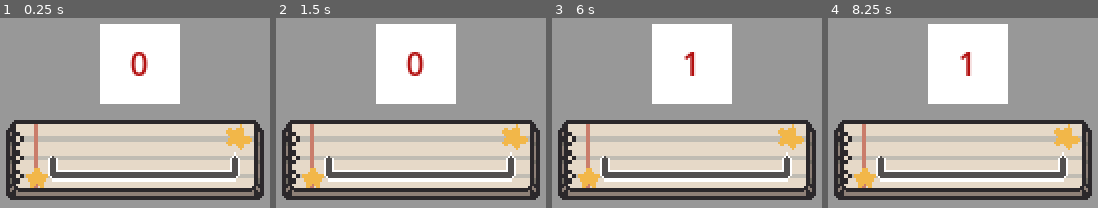
Above: before the commit, frames 1-4 (left to right).
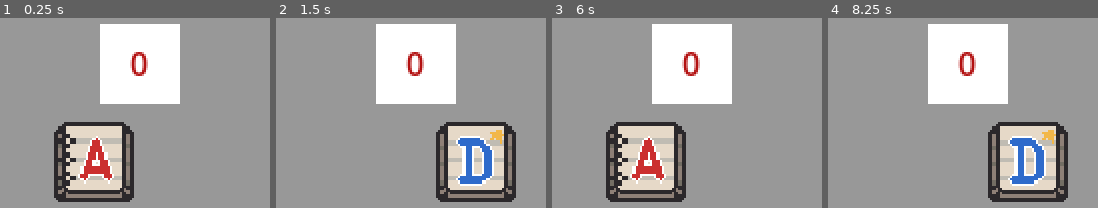
Above: after the commit, the same moments.

Repository: somichev-dev/123gamerar
Game: Godot game, scene res://scenes/stick_bonfire.tscn
The game is run twice, just before and just after one commit, with the same random seed, the same clock (stepped at 60 frames per second) and the same inputs. The project has no main scene, so this scene is started directly.
Inputs (mouse positions are in pixels of both pictures, inside the frame that each line leads up to):
- Up to frame 1 (0.25 s): no input
- Up to frame 2 (1.5 s): tap Enter at 0.5 s; move the mouse to (outside the picture) at 0.52 s; hold D (key_right, bound only after the commit) 0.53-1.28 s; hold Space (key_generic) 0.53-1.28 s; move the mouse to (286, 56) at 1.27 s; hold A (key_left, bound only after the commit) from 1.28 s (still down); tap Space (key_generic) at 1.35 s
- Up to frame 3 (6 s): tap Enter at 2, 3.5 s; move the mouse to (outside the picture) at 2.02 s; release A (key_left, bound only after the commit) at 2.03 s; hold Space (key_generic) 2.03-2.78 s; hold D (key_right, bound only after the commit) 2.03-3.53 s; move the mouse to (660, 109) at 2.77 s; tap Space (key_generic) at 2.85, 4.35, 5.85 s; move the mouse to (outside the picture) at 3.52 s; hold Space (key_generic) 3.53-4.28 s; hold A (key_left, bound only after the commit) 3.53-5.78 s; move the mouse to (outside the picture) at 4.27 s; move the mouse to (724, 38) at 5.02 s; hold Space (key_generic) 5.03-5.78 s; move the mouse to (outside the picture) at 5.77 s; hold D (key_right, bound only after the commit) from 5.78 s (still down)
- Up to frame 4 (8.25 s): move the mouse to (outside the picture) at 6.52 s; hold Space (key_generic) 6.53-7.28 s; move the mouse to (838, 56) at 7.27 s; tap Space (key_generic) at 7.35 s; move the mouse to (outside the picture) at 8.02 s; release D (key_right, bound only after the commit) at 8.03 s; hold A (key_left, bound only after the commit) from 8.03 s (still down); hold Space (key_generic) from 8.03 s (still down)

The runs differ from the first frame. In frame 1, 36% of the frame differs, in the area x 2-98%, y 53-97%; in frame 2, 36%; in frame 3, 36%; in frame 4, 37%, in the area x 2-98%, y 17-97%.

Commit message:
Сделать прототип костров

Diff:
--- a/project.godot
+++ b/project.godot
@@ -35,6 +35,18 @@
 , Object(InputEventJoypadButton,"resource_local_to_scene":false,"resource_name":"","device":-1,"button_index":0,"pressure":0.0,"pressed":false,"script":null)
 ]
 }
+key_left={
+"deadzone": 0.2,
+"events": [Object(InputEventKey,"resource_local_to_scene":false,"resource_name":"","device":-1,"window_id":0,"alt_pressed":false,"shift_pressed":false,"ctrl_pressed":false,"meta_pressed":false,"pressed":false,"keycode":0,"physical_keycode":65,"key_label":0,"unicode":97,"location":0,"echo":false,"script":null)
+, Object(InputEventJoypadButton,"resource_local_to_scene":false,"resource_name":"","device":-1,"button_index":9,"pressure":0.0,"pressed":false,"script":null)
+]
+}
+key_right={
+"deadzone": 0.2,
+"events": [Object(InputEventKey,"resource_local_to_scene":false,"resource_name":"","device":-1,"window_id":0,"alt_pressed":false,"shift_pressed":false,"ctrl_pressed":false,"meta_pressed":false,"pressed":false,"keycode":0,"physical_keycode":68,"key_label":0,"unicode":100,"location":0,"echo":false,"script":null)
+, Object(InputEventJoypadButton,"resource_local_to_scene":false,"resource_name":"","device":-1,"button_index":10,"pressure":0.0,"pressed":false,"script":null)
+]
+}
 
 [physics]
 
--- /dev/null
+++ b/scenes/rock_bonfire.tscn
@@ -0,0 +1,82 @@
+[gd_scene format=3 uid="uid://dcanuoru3nnoc"]
+
+[ext_resource type="Script" uid="uid://c8hujmdo0t6p5" path="res://scripts/rock_bonfire.gd" id="1_o5my1"]
+[ext_resource type="Texture2D" uid="uid://bkjaiogv5p7lr" path="res://sprites/key_hint_space.tres" id="2_w6r6y"]
+[ext_resource type="Texture2D" uid="uid://dpc2q3owxteyl" path="res://textures/pngtree-round-rock-png-image_8208690-2187294227.png" id="3_j56jy"]
+
+[sub_resource type="LabelSettings" id="LabelSettings_ebskc"]
+font_color = Color(0.69803923, 0.05882353, 0.05882353, 1)
+
+[node name="RockBonfire" type="Node2D" unique_id=2084350268]
+script = ExtResource("1_o5my1")
+
+[node name="Control" type="Control" parent="." unique_id=1960783522]
+custom_minimum_size = Vector2(320, 180)
+layout_mode = 3
+anchors_preset = 15
+anchor_right = 1.0
+anchor_bottom = 1.0
+offset_right = 320.0
+offset_bottom = 180.0
+grow_horizontal = 2
+grow_vertical = 2
+
+[node name="ColorRect" type="ColorRect" parent="Control" unique_id=2055732572]
+layout_mode = 1
+anchors_preset = 15
+anchor_right = 1.0
+anchor_bottom = 1.0
+grow_horizontal = 2
+grow_vertical = 2
+color = Color(0.59717613, 0.59717613, 0.5971761, 1)
+
+[node name="ColorRect2" type="ColorRect" parent="Control" unique_id=228161756]
+layout_mode = 0
+offset_left = 140.0
+offset_top = 83.0
+offset_right = 180.0
+offset_bottom = 123.0
+
+[node name="Label" type="Label" parent="Control/ColorRect2" unique_id=1584759738]
+layout_mode = 1
+anchors_preset = 15
+anchor_right = 1.0
+anchor_bottom = 1.0
+grow_horizontal = 2
+grow_vertical = 2
+text = "1"
+label_settings = SubResource("LabelSettings_ebskc")
+horizontal_alignment = 1
+vertical_alignment = 1
+
+[node name="KeyHint" type="TextureRect" parent="Control" unique_id=634319052]
+unique_name_in_owner = true
+layout_mode = 0
+offset_left = 98.0
+offset_top = 130.0
+offset_right = 227.0
+offset_bottom = 170.0
+texture = ExtResource("2_w6r6y")
+
+[node name="RockUpper" type="TextureRect" parent="Control" unique_id=1240938418]
+unique_name_in_owner = true
+layout_mode = 0
+offset_left = 199.0
+offset_top = 5.0
+offset_right = 239.0
+offset_bottom = 45.0
+texture = ExtResource("3_j56jy")
+expand_mode = 2
+
+[node name="RockLower" type="TextureRect" parent="Control" unique_id=1046333342]
+layout_mode = 0
+offset_left = 209.0
+offset_top = 76.0
+offset_right = 249.0
+offset_bottom = 116.0
+texture = ExtResource("3_j56jy")
+expand_mode = 2
+
+[node name="SparksPoint" type="Node2D" parent="." unique_id=1778408963]
+unique_name_in_owner = true
+position = Vector2(208, 77)
--- a/scenes/stick_bonfire.tscn
+++ b/scenes/stick_bonfire.tscn
@@ -1,7 +1,8 @@
 [gd_scene format=3 uid="uid://c714ukjmulff3"]
 
 [ext_resource type="Script" uid="uid://cbg7y7ry5j3n8" path="res://scripts/stick_bonfire.gd" id="1_lg7o3"]
-[ext_resource type="Texture2D" uid="uid://bkjaiogv5p7lr" path="res://sprites/key_hint_space.tres" id="2_kfwu0"]
+[ext_resource type="Texture2D" uid="uid://bqq1it0avnyab" path="res://sprites/key_hint_a.tres" id="2_kfwu0"]
+[ext_resource type="Texture2D" uid="uid://pfy0cxt7pnb8" path="res://sprites/key_hint_d.tres" id="3_dd6e0"]
 
 [sub_resource type="LabelSettings" id="LabelSettings_vwr0o"]
 font_color = Color(0.69803923, 0.05882353, 0.05882353, 1)
@@ -48,17 +49,32 @@
 horizontal_alignment = 1
 vertical_alignment = 1
 
-[node name="TextureRect" type="TextureRect" parent="Control" unique_id=939114178]
-layout_mode = 1
-anchors_preset = 8
-anchor_left = 0.5
-anchor_top = 0.5
-anchor_right = 0.5
-anchor_bottom = 0.5
-offset_left = -67.0
-offset_top = 41.0
-offset_right = 62.0
-offset_bottom = 81.0
-grow_horizontal = 2
-grow_vertical = 2
+[node name="TextureRectLeft" type="TextureRect" parent="Control" unique_id=2001743504]
+layout_mode = 0
+offset_left = 117.0
+offset_top = 132.0
+offset_right = 157.0
+offset_bottom = 172.0
 texture = ExtResource("2_kfwu0")
+
+[node name="TintRect" type="ColorRect" parent="Control/TextureRectLeft" unique_id=420919779]
+visible = false
+layout_mode = 0
+offset_right = 40.0
+offset_bottom = 40.0
+color = Color(0.20511726, 0.2051175, 0.20511737, 0.6745098)
+
+[node name="TextureRectRight" type="TextureRect" parent="Control" unique_id=1352052901]
+layout_mode = 0
+offset_left = 170.0
+offset_top = 132.0
+offset_right = 210.0
+offset_bottom = 172.0
+texture = ExtResource("3_dd6e0")
+
+[node name="TintRect" type="ColorRect" parent="Control/TextureRectRight" unique_id=825364451]
+visible = false
+layout_mode = 0
+offset_right = 40.0
+offset_bottom = 40.0
+color = Color(0.20511726, 0.2051175, 0.20511737, 0.6745098)
--- /dev/null
+++ b/scripts/rock_bonfire.gd
@@ -0,0 +1,35 @@
+extends Node2D
+
+
+@export var decay_rate: float = 0.1
+@export var key_press_rate: float = 0.05
+var _rock_position: bool = false ## used to switch between frames for rocks
+var _completion_amount: float = 0 :
+	set(value):
+		_completion_amount = min(value, 1.1)
+		_completion_amount = max(_completion_amount, 0)
+var modulation_colors = [Color("555555"), Color("FFFFFF")]
+@export var rock_positions = [Vector2(199.0, 5.0), Vector2(199.0, 54.0)]
+var sparks_scene = preload("res://sparks.tscn")
+
+
+func _process(delta: float) -> void:
+	_completion_amount -= decay_rate * delta
+	$Control/ColorRect2/Label.text = str(int(_completion_amount * 4))
+
+
+func _unhandled_input(event: InputEvent) -> void:
+	if event.is_action_pressed("key_generic"):
+		_rock_position = true
+		_completion_amount += key_press_rate
+		%KeyHint.modulate = modulation_colors[0]
+		%RockUpper.position = rock_positions[1]
+		var sparksInstance = sparks_scene.instantiate()
+		sparksInstance.emitting = true
+		%SparksPoint.add_child(sparksInstance)
+		return
+	if event.is_action_released("key_generic"):
+		_rock_position = false
+		%KeyHint.modulate = modulation_colors[1]
+		%RockUpper.position = rock_positions[0]
+		return
--- a/scripts/stick_bonfire.gd
+++ b/scripts/stick_bonfire.gd
@@ -3,16 +3,25 @@
 
 @export var decay_rate: float = 0.1
 @export var key_press_rate: float = 0.05
+var _stick_position: bool = false ## used to switch between frames for stick/hands
 var _completion_amount: float = 0 :
 	set(value):
-		_completion_amount = min(value, 1.01)
+		_completion_amount = min(value, 1.1)
 		_completion_amount = max(_completion_amount, 0)
 
 
 func _process(delta: float) -> void:
 	_completion_amount -= decay_rate * delta
 	$Control/ColorRect2/Label.text = str(int(_completion_amount * 4))
+	$Control/TextureRectLeft.visible = !_stick_position
+	$Control/TextureRectRight.visible = _stick_position
 
 func _unhandled_input(event: InputEvent) -> void:
-	if event.is_action("key_generic"):
+	if event.is_action_pressed("key_left") and !_stick_position:
 		_completion_amount += key_press_rate
+		_stick_position = !_stick_position
+		return
+	if event.is_action_pressed("key_right") and _stick_position:
+		_completion_amount += key_press_rate
+		_stick_position = !_stick_position
+		return
--- /dev/null
+++ b/sparks.tscn
@@ -0,0 +1,13 @@
+[gd_scene format=3 uid="uid://w8o0pjmtp3s5"]
+
+[node name="Sparks" type="CPUParticles2D" unique_id=1552393853]
+emitting = false
+lifetime = 0.41
+one_shot = true
+explosiveness = 1.0
+direction = Vector2(-1, 0)
+initial_velocity_min = 198.02
+initial_velocity_max = 198.02
+scale_amount_min = 3.0
+scale_amount_max = 5.0
+color = Color(1, 0.65, 0, 1)
Not shown, added: scripts/rock_bonfire.gd.uid
Binary file added: textures/pngtree-round-rock-png-image_8208690-2187294227.png
Not shown, added: textures/pngtree-round-rock-png-image_8208690-2187294227.png.import
